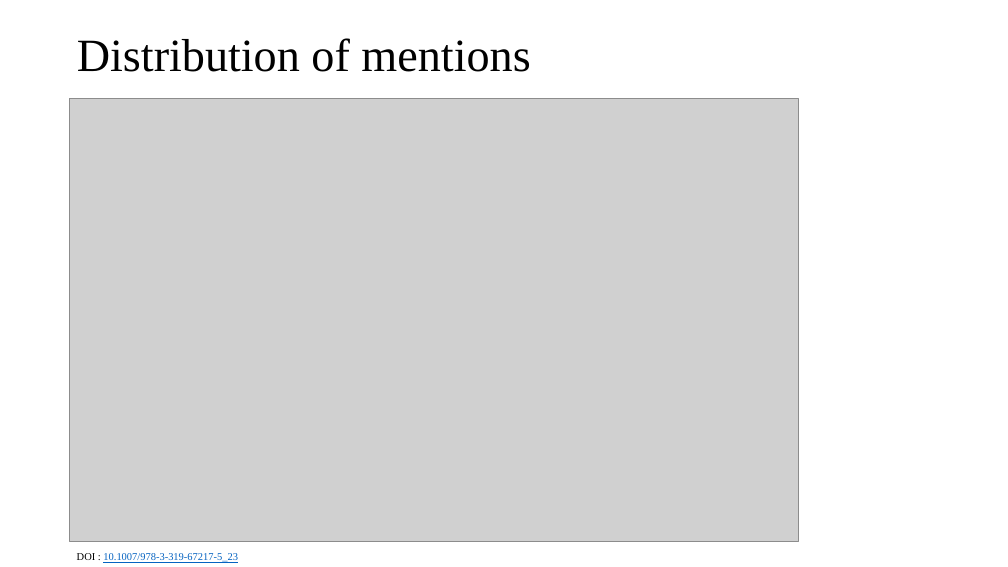
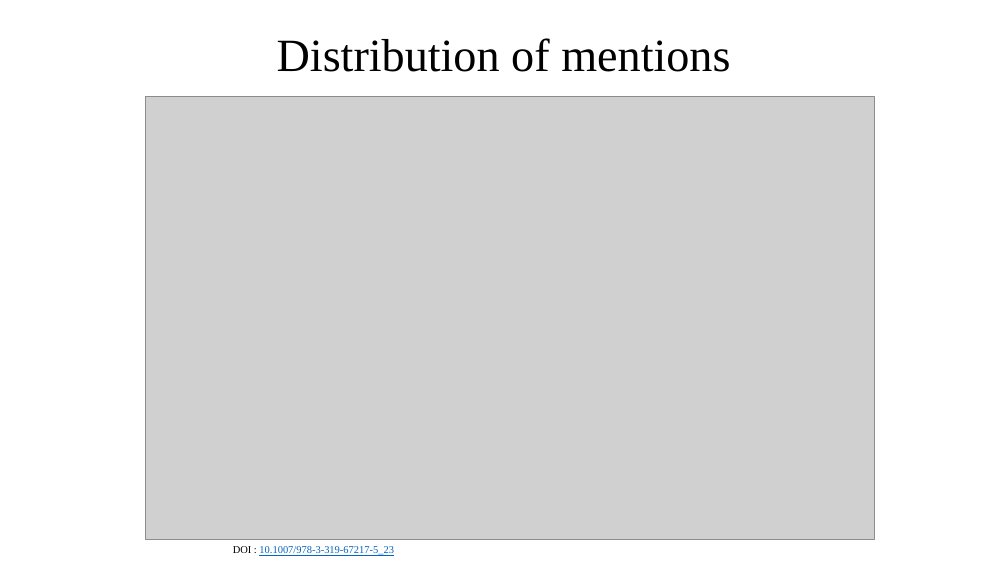
Before and after one commit to phonedude/cs895-s19, a slide deck: slide 9 of assignments/pabbisetty/week-11-presentation/week 11.pptx. Drawn at 1008x567 pixels with LibreOffice and Linux fonts; fonts in the diff are those of the drawing; grey boxes stand for pictures. Boxes give left, top, right and bottom in pixels: in the first picture for what was removed or moved away, otherwise in the second. Text is boxed around its words. In the diff, an @@ line names an element or a change of style, - is before the commit and + after.

```diff
--- a/assignments/pabbisetty/week-11-presentation/week 11.pptx
+++ b/assignments/pabbisetty/week-11-presentation/week 11.pptx
@@ title "Distribution of mentions" at [277, 38, 730, 72]: alignment left to centre @@
@@ picture: place and size @@
-picture at [70, 98, 799, 541]
+picture at [146, 97, 875, 540]
@@ text "DOI : 10.1007/978-3-319-67217-5_23": place and size @@
-text "DOI : 10.1007/978-3-319-67217-5_23" at [77, 553, 238, 563]
+text "DOI : 10.1007/978-3-319-67217-5_23" at [233, 546, 394, 556]
```
Also in this commit, not shown: 14 other slides changed.
